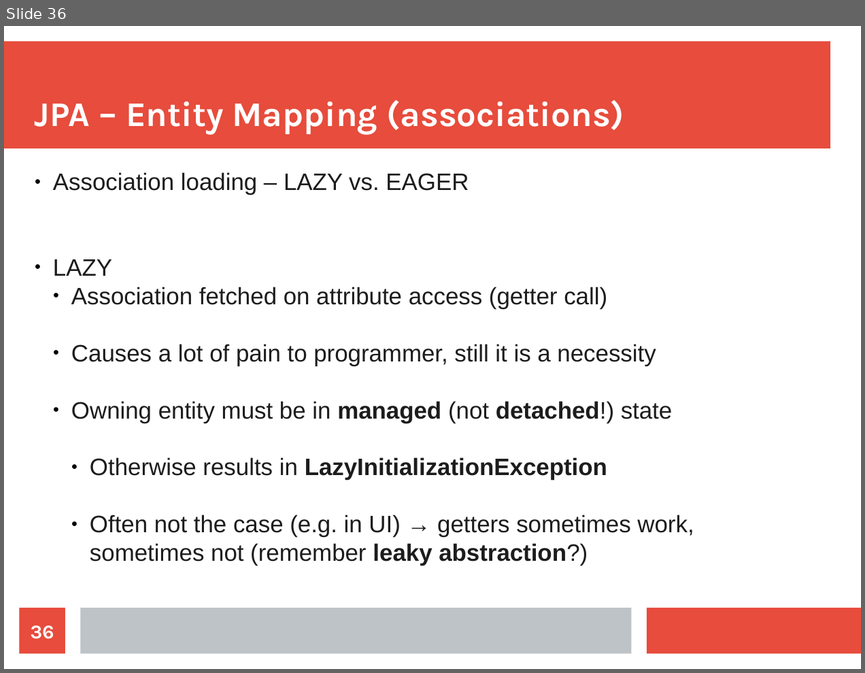
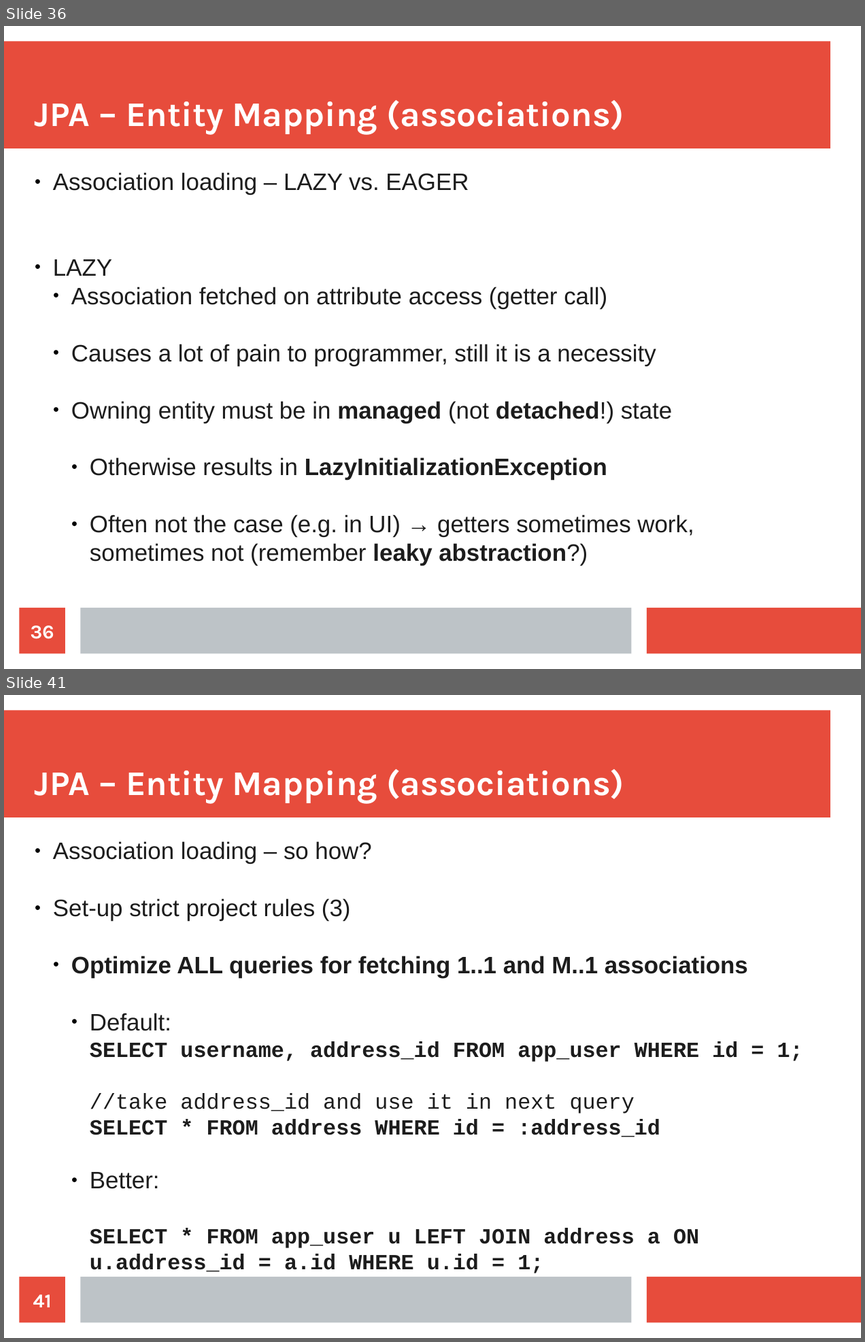
Before and after one commit to maxotta/pia-labs, a slide deck: lectures/persistence.odp. Shown one above the other, each under a label of ours: slide 36 before the commit, slides 36 and 41 after it; the slides between them are not shown. The pictures are 865x673 and 865x1342 pixels, drawn with LibreOffice and Linux fonts; fonts in the diff are those of the drawing. Boxes give left, top, right and bottom in pixels: in the first picture for what was removed or moved away, otherwise in the second. Text is boxed around its words. In the diff, an @@ line names an element or a change of style, - is before the commit and + after.

```diff
--- a/lectures/persistence.odp
+++ b/lectures/persistence.odp
@@ slide 41 added at box(4, 695, 861, 1338), background #FFFFFF; not listed: 3 template elements that a slide beside it also shows @@
@@ title added at box(35, 769, 624, 803), 32 pt, text #FFFFFF, bold @@
+JPA – Entity Mapping (associations)
@@ subtitle added at box(53, 841, 803, 1273), 20 pt, text #1C1C1C, bold @@
+● Association loading – so how?
+● Set-up strict project rules (3)
+  ● Optimize ALL queries for fetching 1..1 and M..1 associations
+    ● Default:
+      SELECT username, address_id FROM app_user WHERE id = 1;
+      //take address_id and use it in next query
+    SELECT * FROM address WHERE id = :address_id
+    ● Better:
+    SELECT * FROM app_user u LEFT JOIN address a ON u.address_id = a.id WHERE u.id = 1;
@@ page number added at box(20, 1276, 65, 1323), fill #E74C3C, 18 pt, text #FFFFFF, bold @@
+41
```
Also in this commit, not shown: 10 slides changed, 17 other slides added.
